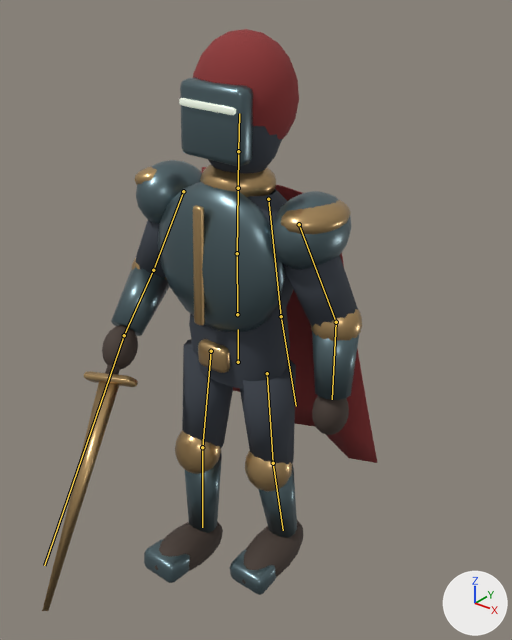
A saved change to the glTF model assets/characters/voltigeur.glb.
Rendered twice from a 50 mm camera at (1.61, -1.9, 2.41) aimed at (0.12, -0.03, 1.26). Arrows for +X, +Y and +Z are at lower right; the lights stay in place. The older version comes first. Both versions are drawn at frame 7 of the action 'attack1'; the numbers are the values there. The bones that change, and the others that lie on the model, are drawn over the model as lines.

Names of what the first picture shows: 'voltigeur_Skinned', 'voltigeur_Weapon'.
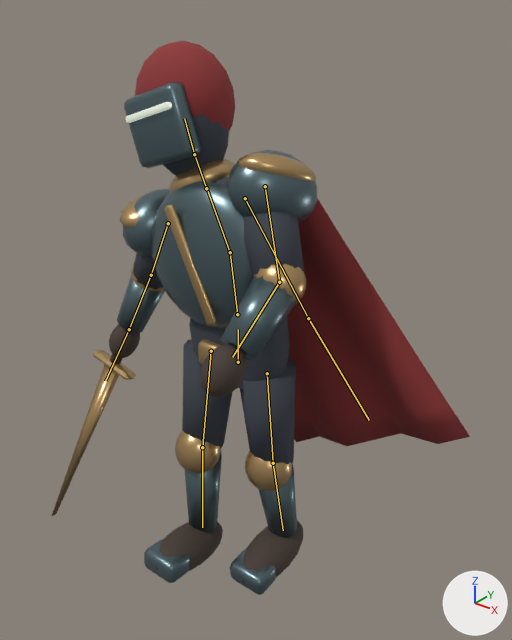
Boxes (x1, y1, x2, y2) around the edits, measured in the pictures (512 x 640 px):
'voltigeur_Skinned', posed (31% wider)
    before: (102, 29, 377, 595)
    after: (109, 41, 470, 595)
'voltigeur_Weapon', posed (12% narrower, 32% shorter)
    before: (42, 365, 138, 611)
    after: (52, 350, 136, 516)
bone 'spine', root to tip
    before: (237, 314) to (237, 253)
    after: (237, 314) to (230, 252)
bone 'chest', root to tip
    before: (237, 253) to (238, 189)
    after: (230, 252) to (207, 189)
bone 'head', root to tip
    before: (238, 151) to (239, 113)
    after: (194, 154) to (184, 118)
bone 'upper_arm.L', root to tip
    before: (299, 224) to (336, 322)
    after: (265, 186) to (279, 282)
bone 'forearm.L', root to tip
    before: (336, 322) to (332, 399)
    after: (279, 282) to (232, 357)
bone 'upper_arm.R', root to tip
    before: (183, 191) to (153, 270)
    after: (168, 223) to (151, 275)
bone 'forearm.R', root to tip
    before: (153, 270) to (124, 335)
    after: (151, 275) to (129, 329)
bone 'hand.R', root to tip
    before: (124, 335) to (44, 565)
    after: (129, 329) to (105, 381)

What the commit changed:
Bone 'spine' (bone_spine) turns from (0, 0, 0) to (0, 0, 8) degrees about its own x, y and z.
Bone 'chest' (bone_chest) turns from (0, 0, -2) to (0, 0, 18) degrees about its own x, y and z.
Bone 'head' (bone_head) turns from (0, 0, 0) to (0, 0, -7) degrees about its own x, y and z.
Bone 'upper_arm.L' (bone_upper_arm_l) turns from (0, 0, 0) to (-33, 0, 0) degrees about its own x, y and z.
Bone 'forearm.L' (bone_forearm_l) turns from (0, 0, 0) to (-23, 0, 0) degrees about its own x, y and z.
Bone 'upper_arm.R' (bone_upper_arm_r) turns from (-15, 3, -6) to (24, -4, 18) degrees about its own x, y and z.
Bone 'forearm.R' (bone_forearm_r) turns from (-30, 0, 0) to (-19, 0, 12) degrees about its own x, y and z.
Bone 'hand.R' (bone_hand_r) turns from (0, 0, 0) to (-13, 0, 0) degrees about its own x, y and z.
